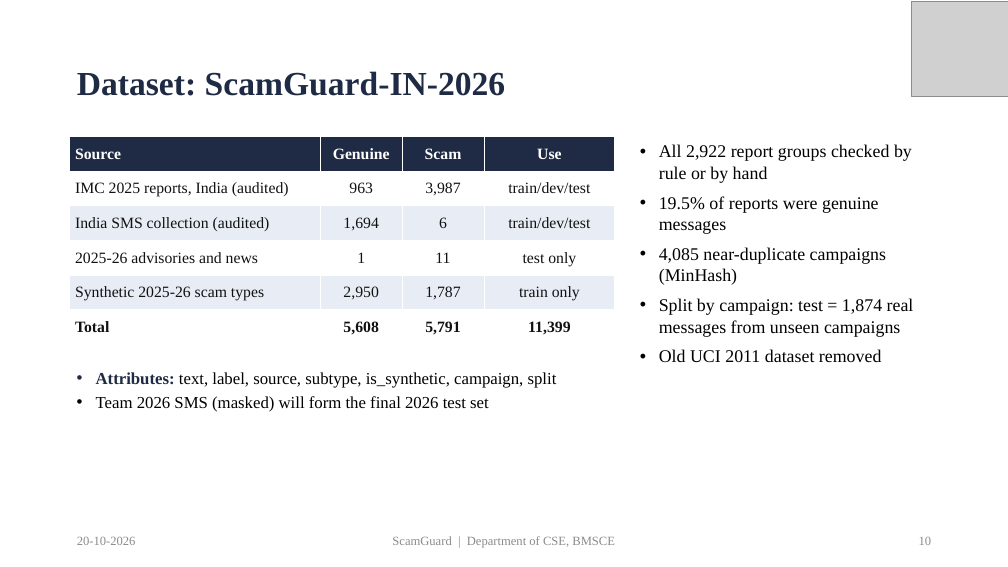
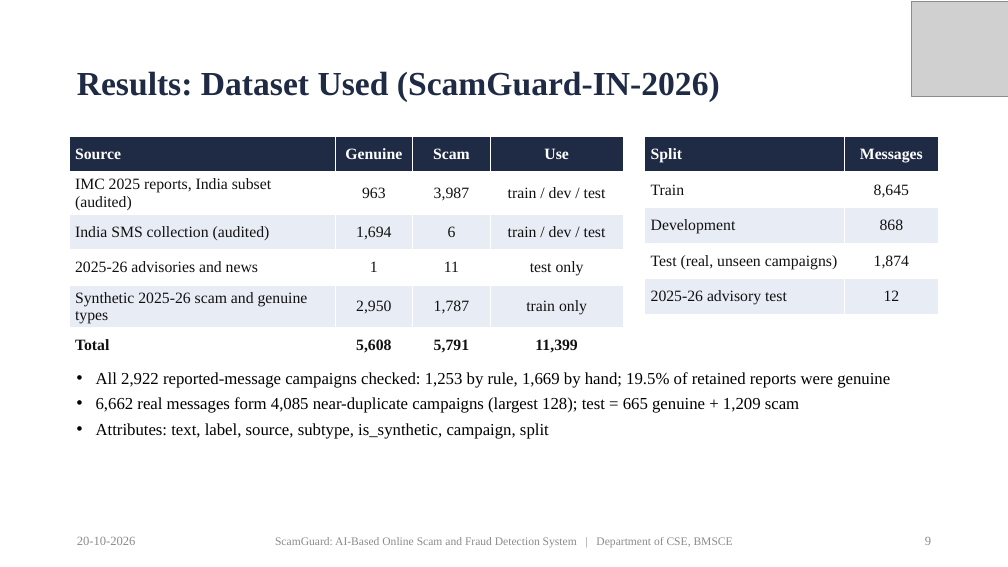
Before and after one commit to priyamthakur275/ScamGuard-AI, a slide deck: slide 9 of docs/presentation/ScamGuard_PP2_Presentation.pptx (slide 10 before the commit). Drawn at 1008x567 pixels with LibreOffice and Linux fonts; fonts in the diff are those of the drawing; grey boxes stand for pictures. Boxes give left, top, right and bottom in pixels: in the first picture for what was removed or moved away, otherwise in the second. Text is boxed around its words. In the diff, an @@ line names an element or a change of style, - is before the commit and + after.

Commit message:
Docs: describe only the current dataset and model; follow the PP2 outline; add guide and author e-mails

```diff
--- a/docs/presentation/ScamGuard_PP2_Presentation.pptx
+++ b/docs/presentation/ScamGuard_PP2_Presentation.pptx
@@ title at <box>77,71,720,102</box>: text changed @@
-Dataset: ScamGuard-IN-2026
+Results: Dataset Used (ScamGuard-IN-2026)
@@ table at <box>70,136,625,357</box> @@
-row 2, column 1: IMC 2025 reports, India (audited)
+row 2, column 1: IMC 2025 reports, India subset (audited)
-row 2, column 4: train/dev/test
+row 2, column 4: train / dev / test
-row 3, column 4: train/dev/test
+row 3, column 4: train / dev / test
-row 5, column 1: Synthetic 2025-26 scam types
+row 5, column 1: Synthetic 2025-26 scam and genuine types
@@ table: place and size @@
-table at <box>70,136,615,345</box>
+table at <box>70,136,625,357</box>
@@ table added at <box>645,136,938,314</box>, 5 rows, 2 columns @@
+Split | Messages
+Train | 8,645
+Development | 868
+Test (real, unseen campaigns) | 1,874
+2025-26 advisory test | 12
@@ text removed at <box>659,144,914,362</box> @@
-• All 2,922 report groups checked by rule or by hand
-• 19.5% of reports were genuine messages
-• 4,085 near-duplicate campaigns (MinHash)
-• Split by campaign: test = 1,874 real messages from unseen campaigns
-• Old UCI 2011 dataset removed
@@ text at <box>96,372,890,413</box>: paragraphs added @@
+• All 2,922 reported-message campaigns checked: 1,253 by rule, 1,669 by hand; 19.5% of retained reports were genuine
+• 6,662 real messages form 4,085 near-duplicate campaigns (largest 128); test = 665 genuine + 1,209 scam
@@ text at <box>96,396,489,412</box>: paragraph removed @@
-• Team 2026 SMS (masked) will form the final 2026 test set
@@ text at <box>96,423,549,439</box>: text colour #1F2A44 to #000000, bold off in "Attributes:"; more space between paragraphs @@
@@ text at <box>275,537,733,548</box>: text changed; size 12 to 11 pt @@
-ScamGuard | Department of CSE, BMSCE
+ScamGuard: AI-Based Online Scam and Fraud Detection System | Department of CSE, BMSCE
@@ page number at <box>925,537,931,545</box>: text changed @@
-10
+9
```
Also in this commit, not shown: 17 other slides changed, 7 slides added, 4 slides removed, 10 other files.
